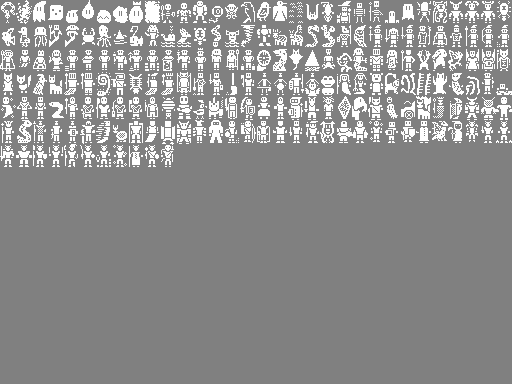
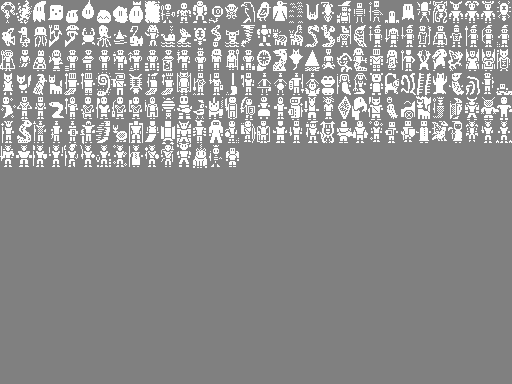
Layered file, before and after one edit (512 × 384). Changes by layer:
painted on "Background" over [177, 144, 239, 168]
